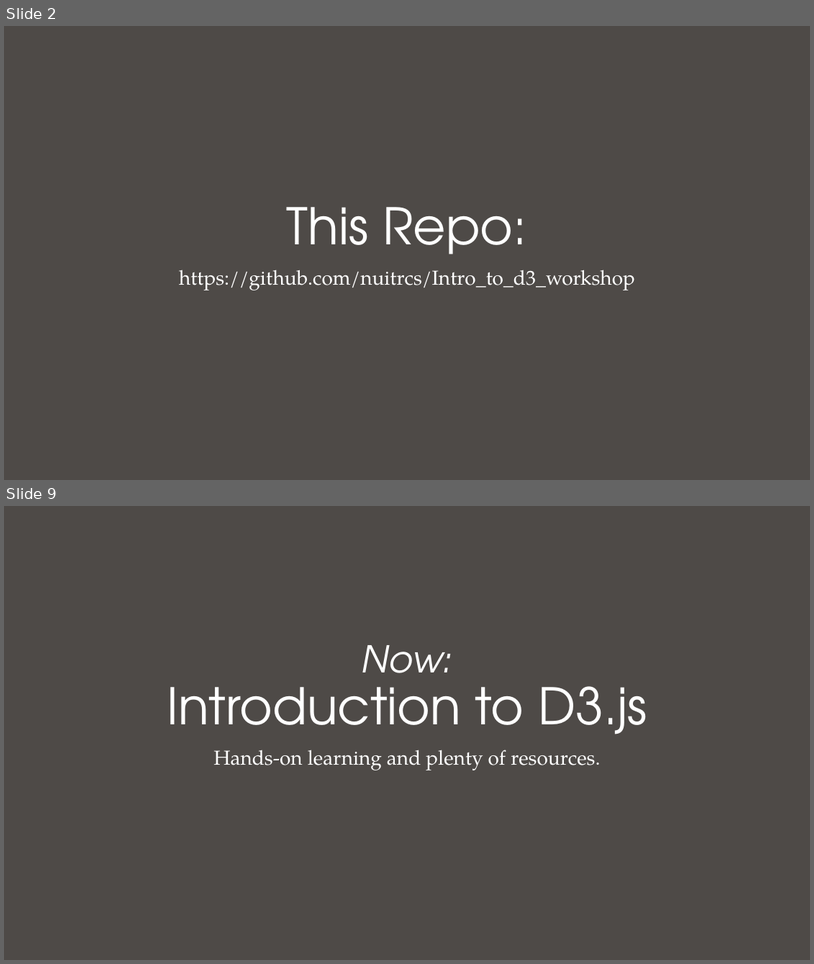
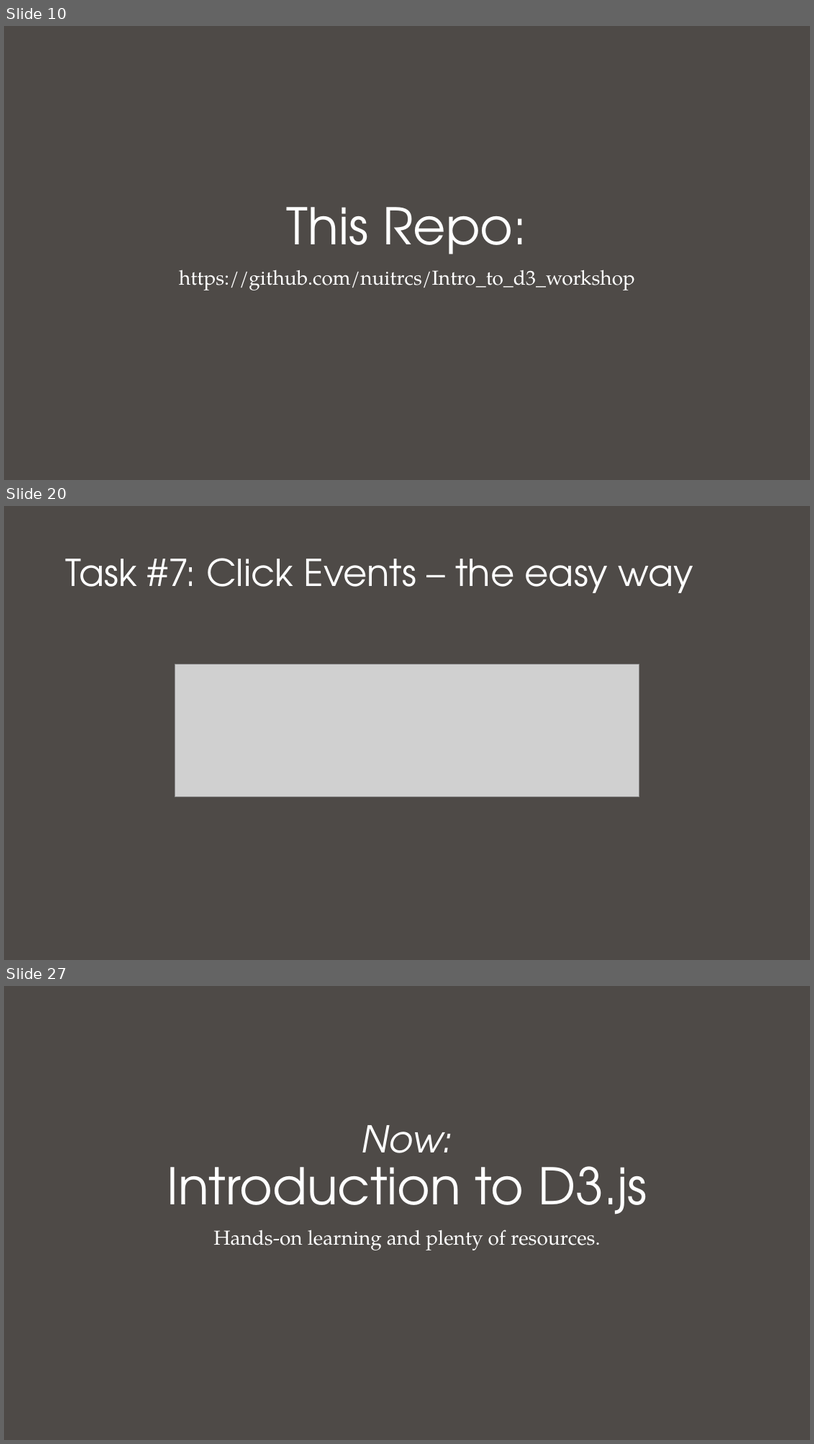
Before and after one commit to nuitrcs/Intro_to_d3_workshop, a slide deck: Introduction to D3.pptx. Shown one above the other, each under a label of ours: slides 2 and 9 before the commit, slides 10, 20 and 27 after it; the slides between them are not shown. The pictures are 814x964 and 814x1444 pixels, drawn with LibreOffice and Linux fonts; fonts in the diff are those of the drawing; grey boxes stand for pictures. Boxes give left, top, right and bottom in pixels: in the first picture for what was removed or moved away, otherwise in the second. Text is boxed around its words. In the diff, an @@ line names an element or a change of style, - is before the commit and + after.

```diff
--- a/Introduction to D3.pptx
+++ b/Introduction to D3.pptx
@@ slide 20 added at [4,506,810,960], background #4E4A47 @@
@@ title added at [65,558,694,593], 44 pt, text #FFFFFF @@
+Task #7: Click Events – the easy way
@@ picture added at [175,664,640,797] @@
@@ what was slide 2 is now slide 10 @@
@@ what was slide 9 is now slide 27 @@
```
Also in this commit, not shown: 6 slides changed, 17 other slides added, 4 other files.
